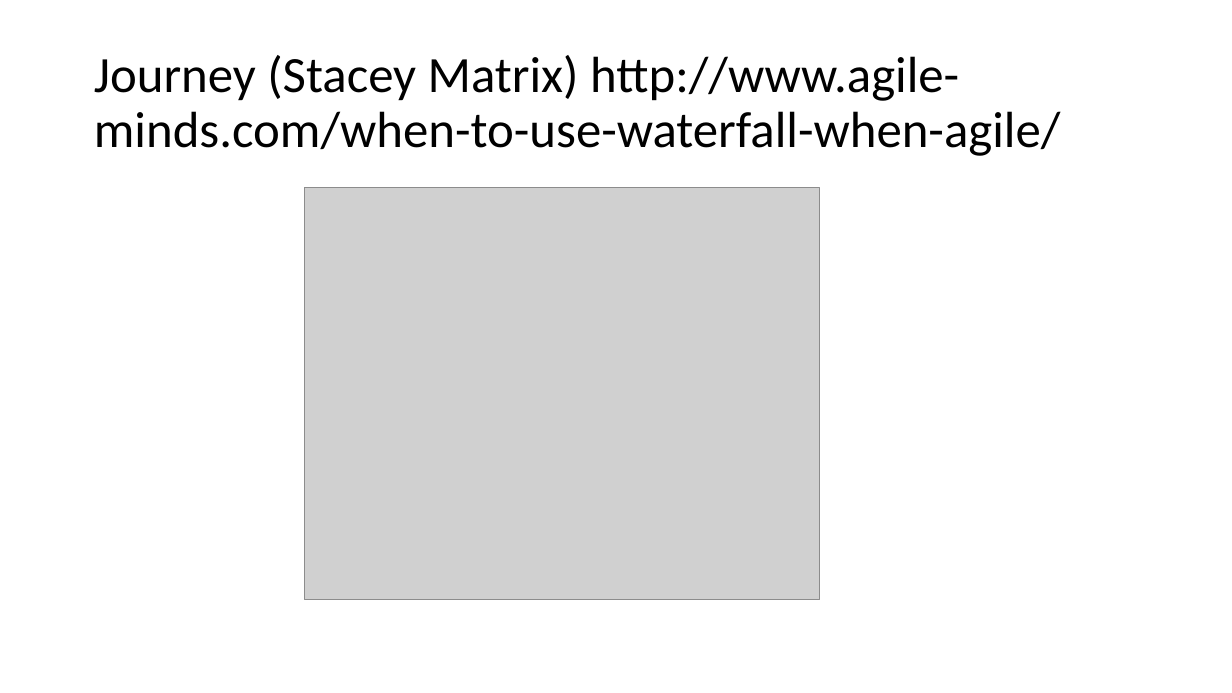
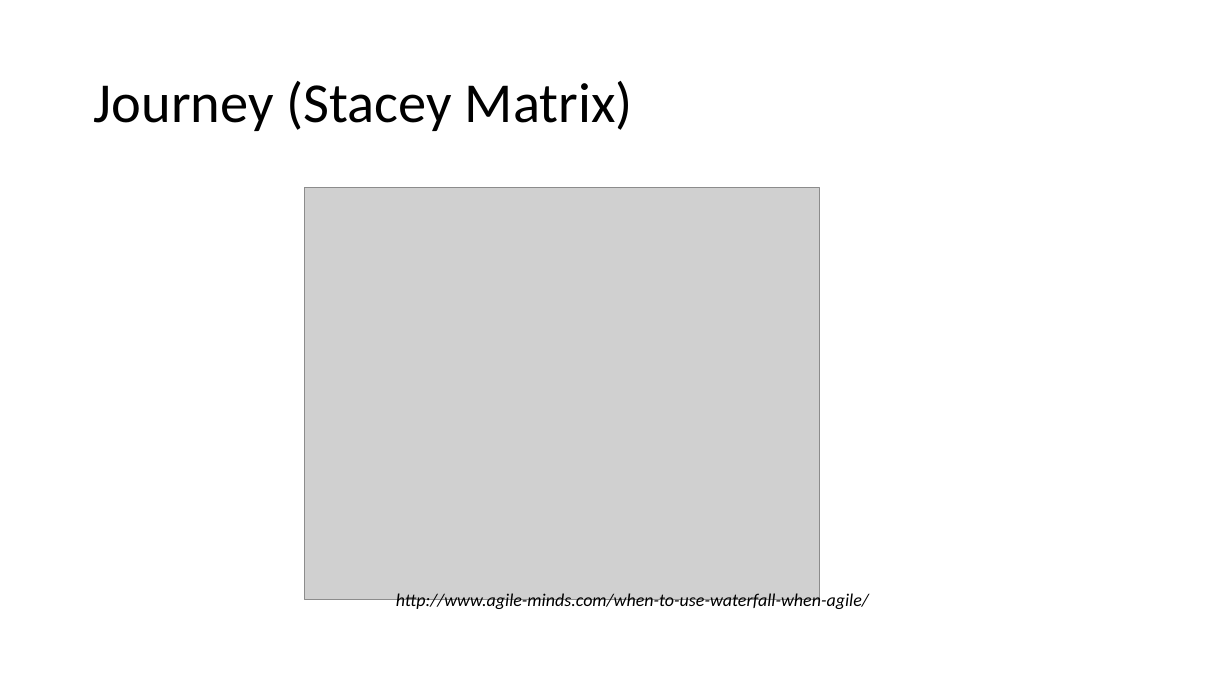
Before and after one commit to AgileBusinessAnalysis/08_TEAM, a slide deck: slide 4 of Pitch_Presi/Make Programming Sexy.pptx. Drawn at 1232x693 pixels with LibreOffice and Linux fonts; fonts in the diff are those of the drawing; grey boxes stand for pictures. Boxes give left, top, right and bottom in pixels: in the first picture for what was removed or moved away, otherwise in the second. Text is boxed around its words. In the diff, an @@ line names an element or a change of style, - is before the commit and + after.

```diff
--- a/Pitch_Presi/Make Programming Sexy.pptx
+++ b/Pitch_Presi/Make Programming Sexy.pptx
@@ title at <box>94,81,633,131</box>: text changed; size 39.6 to 44 pt @@
-Journey (Stacey Matrix) http://www.agile-minds.com/when-to-use-waterfall-when-agile/
+Journey (Stacey Matrix)
@@ text added at <box>396,592,869,612</box>, 14 pt, text #000000, italic @@
+http://www.agile-minds.com/when-to-use-waterfall-when-agile/
```
